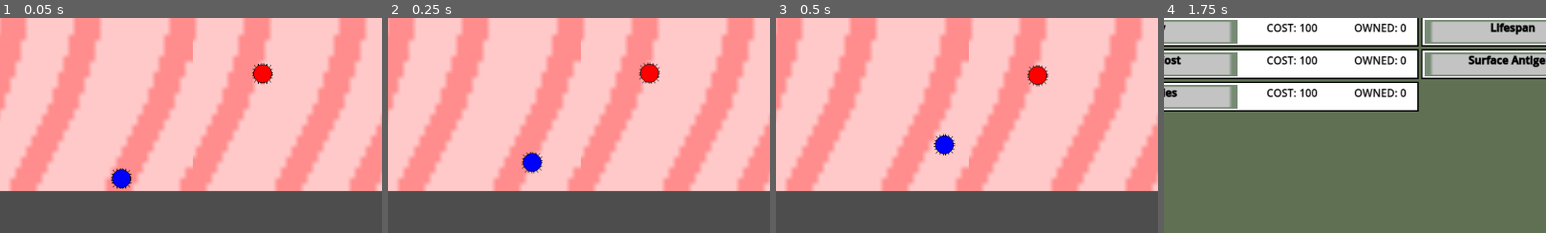
Above: before the commit, frames 1-4 (left to right).
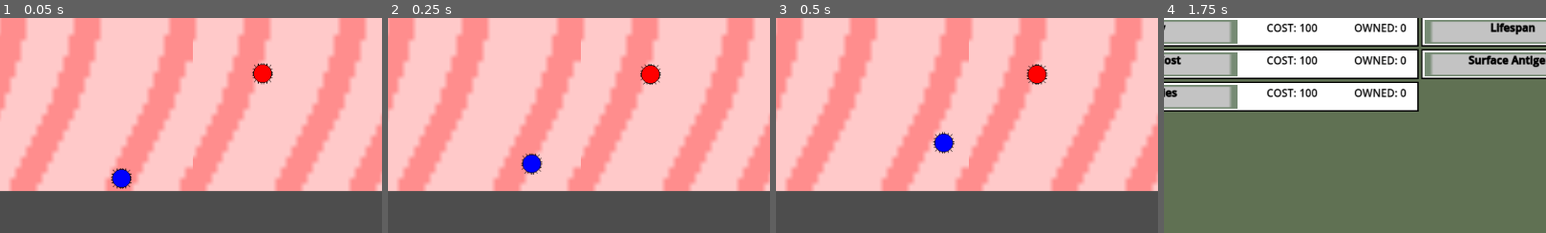
Above: after the commit, the same moments.

Repository: James-Perdue/GMTKJam24
Game: Godot game, scene res://scenes/RootLevel.tscn
Same seed, same stepped clock (60 frames per second), same inputs: the game is played once before the commit and once after it. The engine's default icon, where the game draws it, is replaced by a stand-in: a white triangle on a blue panel in a dark square.
Inputs (mouse positions are % of the whole screen's width and height, from its top left):
- Up to frame 1 (0.05 s): no input
- Up to frame 2 (0.25 s): no input
- Up to frame 3 (0.5 s): no input
- Up to frame 4 (1.75 s): click (75, 3) at 0.5 s; tap Enter at 1.25 s; hold D (move_right) from 1.28 s (still down); tap Space (action) at 1.35 s
The pictures show only the part of the screen within x 16-66%, y 37-87%; the shares and areas given below are measured in that part.

The runs differ from the first frame. In frame 1, 0.2% of the frame differs, in the area x 29-72%, y 20-80%; in frame 2, 0.5%, in the area x 34-72%, y 20-73%; in frame 3, 0.5%; in frame 4, nothing differs.

Commit message:
Added basic sound ability to colony

Diff:
--- a/Colony.tscn
+++ b/Colony.tscn
@@ -19,5 +19,7 @@
 [node name="CollisionShape2D" type="CollisionShape2D" parent="Area2D"]
 shape = SubResource("CircleShape2D_adoci")
 
+[node name="AudioStreamPlayer2D" type="AudioStreamPlayer2D" parent="."]
+
 [connection signal="cellDied" from="." to="." method="_on_cell_died"]
 [connection signal="area_entered" from="Area2D" to="." method="_on_area_2d_area_entered"]
--- a/cell.gd
+++ b/cell.gd
@@ -1,5 +1,5 @@
 extends Area2D
-var speed = 100  # Adjust the speed as needed
+var speed = 150  # Adjust the speed as needed
 var target_position = Vector2()
 var color : String
 var lifeTime : int
--- a/colony.gd
+++ b/colony.gd
@@ -1,6 +1,6 @@
 extends Node2D
 @export var initialCells := 1
-
+var cellDeath = preload("res://assets/Sounds/Squelch.wav")
 var Cell = preload("res://Cell.tscn")
 var perCellRadius = 15;
 
@@ -60,7 +60,7 @@
 
 
 func updateColony():
-	print("update")
+	#print("update")
 	self.colonyRadius = len(self.cells) * self.perCellRadius
 	if self.get_node("Area2D/CollisionShape2D").shape is CircleShape2D:
 		self.get_node("Area2D/CollisionShape2D").shape.radius = self.colonyRadius
@@ -91,9 +91,10 @@
 	var potentialCells = range(0, cellsKilled)
 	for i in potentialCells:
 		colony.cells[i].killCell()
-	print(cellsKilled)
+	#print(cellsKilled)
 
 func _on_cell_died(cell: Area2D) -> void:
+	play_new_sound(cellDeath)
 	cells.erase(cell)
 	updateColony()
 	if(len(cells) <= 0):
@@ -104,3 +105,9 @@
 	if(food != new_food_total):
 		self.food = new_food_total
 		foodChanged.emit()
+
+
+func play_new_sound(new_audio_stream):
+	var sound_player = $AudioStreamPlayer2D
+	sound_player.stream = new_audio_stream
+	sound_player.play()
--- a/scenes/RootLevel.tscn
+++ b/scenes/RootLevel.tscn
@@ -19,9 +19,12 @@
 wait_time = 0.75
 autostart = true
 
-[node name="Node2D" type="Node2D" parent="."]
+[node name="EnemyController" type="Node2D" parent="."]
 position = Vector2(246, 244)
 script = ExtResource("4_r5ql3")
 
+[node name="AudioStreamPlayer2D" type="AudioStreamPlayer2D" parent="."]
+position = Vector2(246, 244)
+
 [connection signal="gameOver" from="PlayerController" to="." method="_on_player_controller_game_over"]
 [connection signal="timeout" from="FoodTimer" to="." method="_on_food_timer_timeout"]
Not shown, added: assets/Sounds/Squelch.wav.import
Not shown, added: assets/Sounds/Squelch.wav
